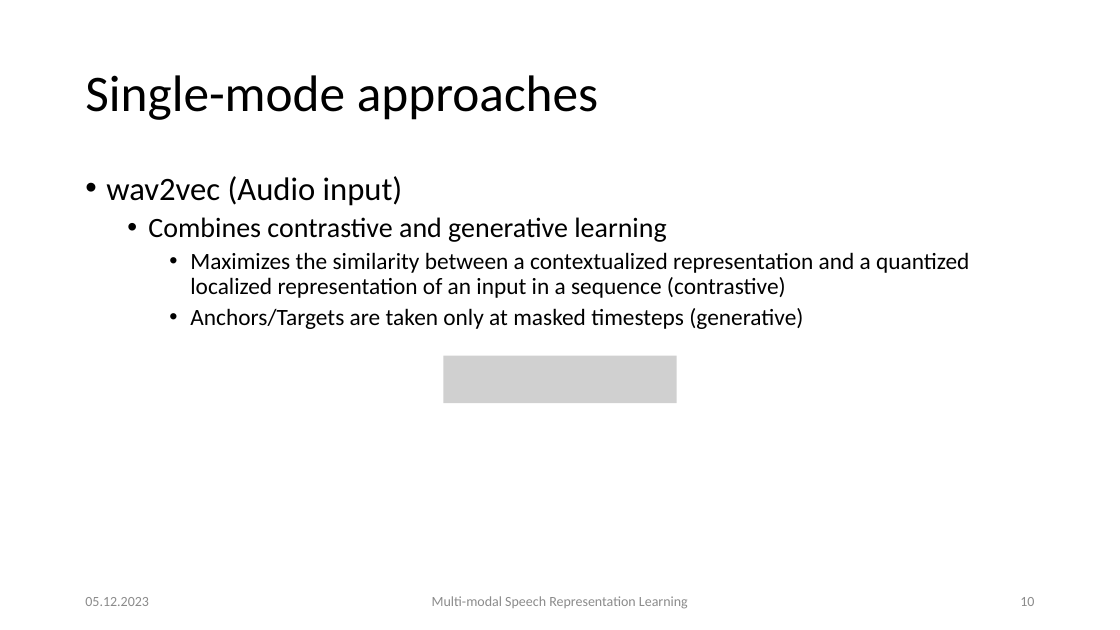
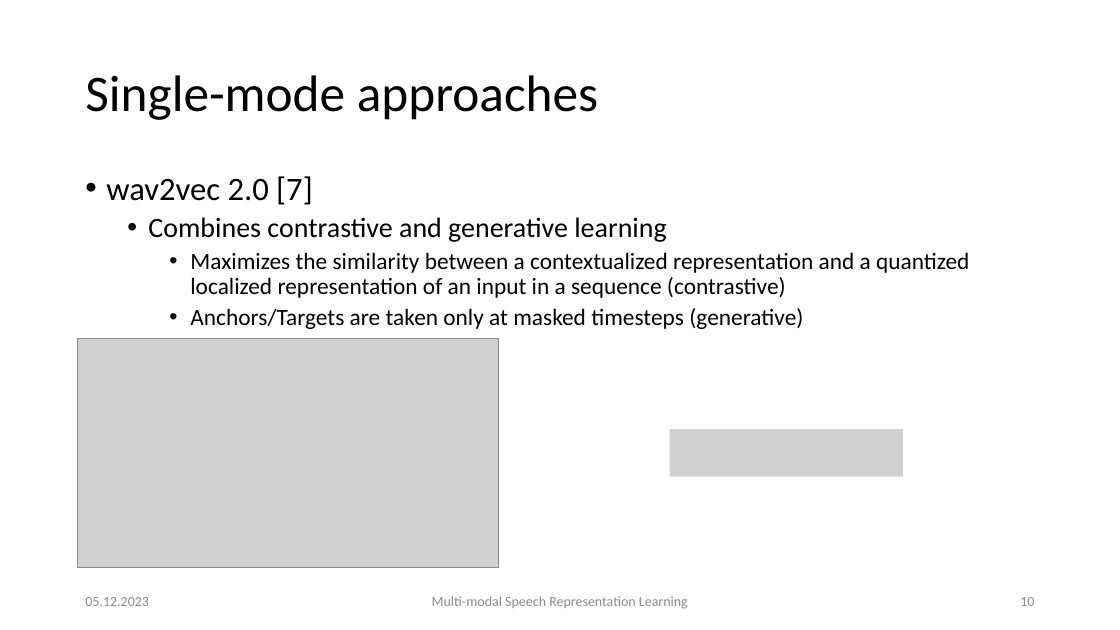
Before and after one commit to carlos-schmidt/nn-seminar, a slide deck: slide 10 of presentation.pptx. Drawn at 1120x630 pixels with LibreOffice and Linux fonts; fonts in the diff are those of the drawing; grey boxes stand for pictures. Boxes give left, top, right and bottom in pixels: in the first picture for what was removed or moved away, otherwise in the second. Text is boxed around its words. In the diff, an @@ line names an element or a change of style, - is before the commit and + after.

```diff
--- a/presentation.pptx
+++ b/presentation.pptx
@@ text at box(106, 176, 313, 205): text changed @@
-• wav2vec (Audio input)
+• wav2vec 2.0 [7]
@@ picture added at box(77, 339, 499, 568) @@
@@ picture removed at box(444, 355, 677, 403) @@
@@ picture added at box(670, 429, 903, 477) @@
```
Also in this commit, not shown: 13 other slides changed, 3 slides added.
